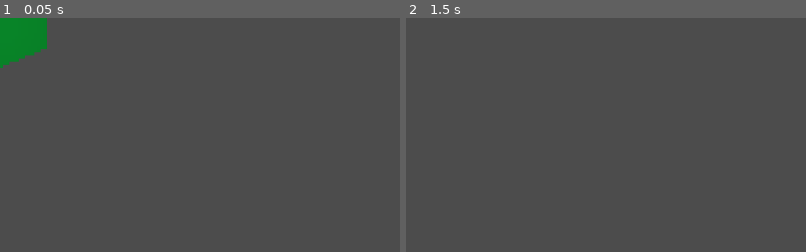
Above: before the commit, frames 1-2 (left to right).
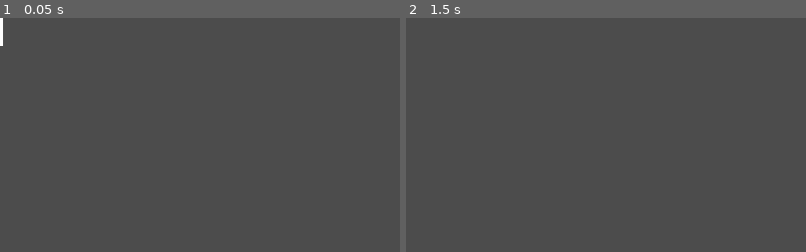
Above: after the commit, the same moments.

Repository: ktosox/GWJ58
Game: Godot game, scene res://Scenes/Experimental/Mote.tscn
The game is run twice, just before and just after one commit, with the same random seed, the same clock (stepped at 60 frames per second) and the same inputs. The project has no main scene, so this scene is started directly.
Inputs (mouse positions are % of the whole screen's width and height, from its top left):
- Up to frame 1 (0.05 s): no input
- Up to frame 2 (1.5 s): tap Enter at 0.5 s; move the mouse to (72, 45) at 0.52 s; click (72, 45) at 0.67 s; tap Space at 1.25 s; drag from (30, 55) to (45, 70) at 1.27 s
The pictures show only the part of the screen within x 0-50%, y 0-50%; the shares and areas given below are measured in that part.

The runs differ from the first frame. In frame 1, 2.0% of the frame differs, in the area x 0-12%, y 0-22%; in frame 2, nothing differs.

Commit message:
switching art direction

Diff:
--- a/Game/Scenes/Experimental/Mote.tscn
+++ b/Game/Scenes/Experimental/Mote.tscn
@@ -8,14 +8,16 @@
 [sub_resource type="ShaderMaterial" id=7]
 
 [sub_resource type="CubeMesh" id=14]
-size = Vector3( 1, 1, 1 )
+size = Vector3( 0.1, 0.1, 1 )
 
-[sub_resource type="SpatialMaterial" id=15]
-albedo_color = Color( 0.0313726, 0.423529, 0.129412, 1 )
-metallic_specular = 1.0
+[sub_resource type="CapsuleMesh" id=15]
+radius = 0.2
+mid_height = 0.3
+radial_segments = 16
 
 [sub_resource type="Animation" id=16]
 resource_name = "New Anim"
+length = 3.0
 loop = true
 tracks/0/type = "value"
 tracks/0/path = NodePath(".:rotation_degrees")
@@ -24,10 +26,10 @@
 tracks/0/imported = false
 tracks/0/enabled = true
 tracks/0/keys = {
-"times": PoolRealArray( 0, 1 ),
-"transitions": PoolRealArray( 0.5, 2 ),
+"times": PoolRealArray( 0, 1, 2.1, 3 ),
+"transitions": PoolRealArray( 1, 0.5, -2, 1 ),
 "update": 0,
-"values": [ Vector3( 0, 0, 0 ), Vector3( -360, 0, 360 ) ]
+"values": [ Vector3( 0, 0, 0 ), Vector3( 0, -49.298, 0 ), Vector3( 0, 52.35, 0 ), Vector3( 0, 0, 0 ) ]
 }
 
 [sub_resource type="Animation" id=17]
@@ -132,10 +134,14 @@
 [node name="FocusPoint" type="Spatial" parent="Body/ViewportContainer/Viewport/3D"]
 
 [node name="MeshInstance" type="MeshInstance" parent="Body/ViewportContainer/Viewport/3D/FocusPoint"]
+transform = Transform( 1, 0, 0, 0, 1, 0, 0, 0, 1, 0, 0, -0.0690653 )
 mesh = SubResource( 14 )
-material/0 = SubResource( 15 )
 
-[node name="AnimationPlayer" type="AnimationPlayer" parent="Body/ViewportContainer/Viewport/3D/FocusPoint/MeshInstance"]
+[node name="MeshInstance2" type="MeshInstance" parent="Body/ViewportContainer/Viewport/3D/FocusPoint"]
+transform = Transform( 1, 0, 0, 0, 1, 0, 0, 0, 1, 0, 0, -0.765875 )
+mesh = SubResource( 15 )
+
+[node name="AnimationPlayer" type="AnimationPlayer" parent="Body/ViewportContainer/Viewport/3D/FocusPoint"]
 autoplay = "New Anim"
 "anims/New Anim" = SubResource( 16 )
 anims/RESET = SubResource( 17 )
Binary file added: Game/Resources/Texture/TX Plant.png
Not shown, added: Game/Resources/Texture/TX Plant.png.import
Binary file added: Game/Resources/Texture/TX Player.png
Not shown, added: Game/Resources/Texture/TX Player.png.import
Binary file added: Game/Resources/Texture/TX Props.png
Not shown, added: Game/Resources/Texture/TX Props.png.import
Binary file added: Game/Resources/Texture/TX Shadow Plant.png
Not shown, added: Game/Resources/Texture/TX Shadow Plant.png.import
Binary file added: Game/Resources/Texture/TX Shadow.png
Not shown, added: Game/Resources/Texture/TX Shadow.png.import
Binary file added: Game/Resources/Texture/TX Struct.png
Not shown, added: Game/Resources/Texture/TX Struct.png.import
(and 6 more such lines)
